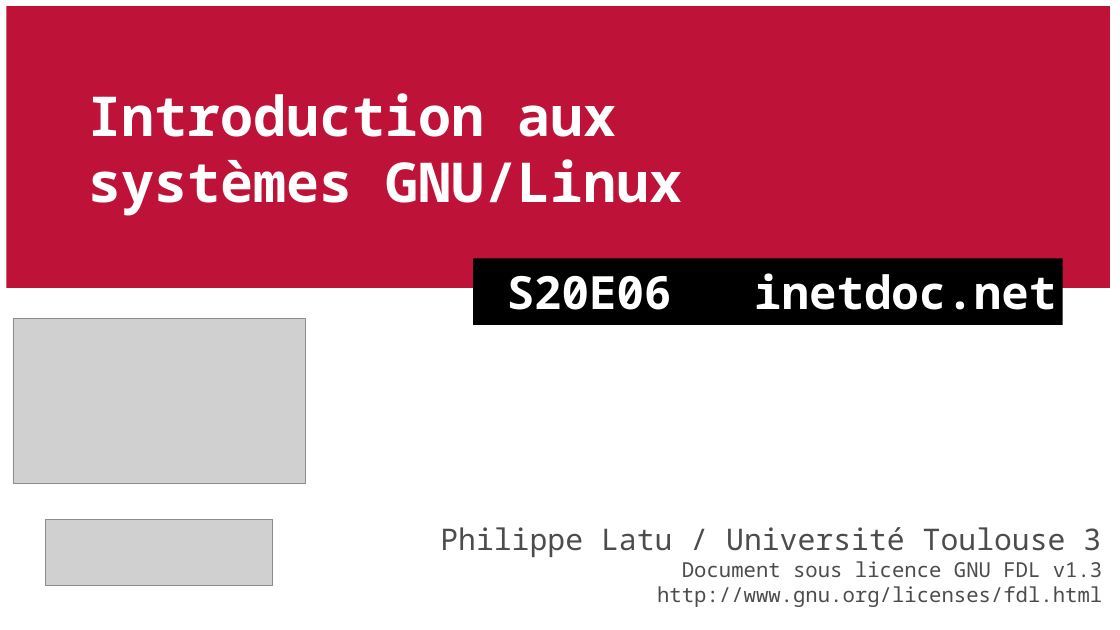
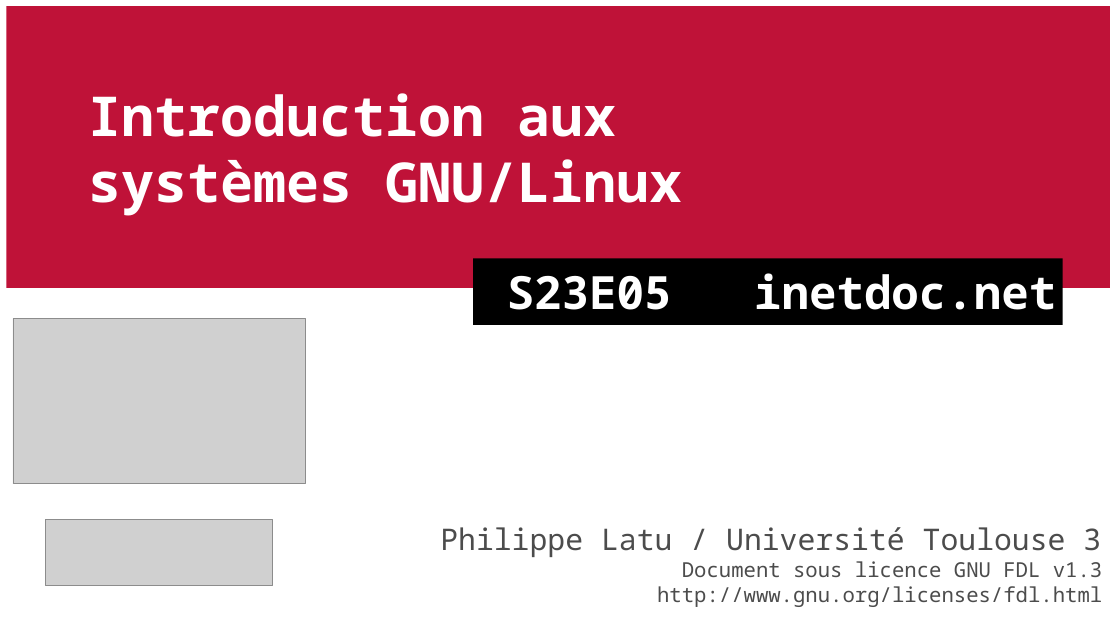
Before and after one commit to platu/inetdoc, a slide deck: slide 1 of presentations/sysadm-base-6/sysadm-base-6.odp. Drawn at 1120x630 pixels with LibreOffice and Linux fonts; fonts in the diff are those of the drawing; grey boxes stand for pictures. Boxes give left, top, right and bottom in pixels: in the first picture for what was removed or moved away, otherwise in the second. Text is boxed around its words. In the diff, an @@ line names an element or a change of style, - is before the commit and + after.

```diff
--- a/presentations/sysadm-base-6/sysadm-base-6.odp
+++ b/presentations/sysadm-base-6/sysadm-base-6.odp
@@ text in rectangle at (507,273,1056,310): text changed @@
-S20E06 inetdoc.net
+S23E05 inetdoc.net
```
Also in this commit, not shown: 9 other slides changed, 1 other file.
